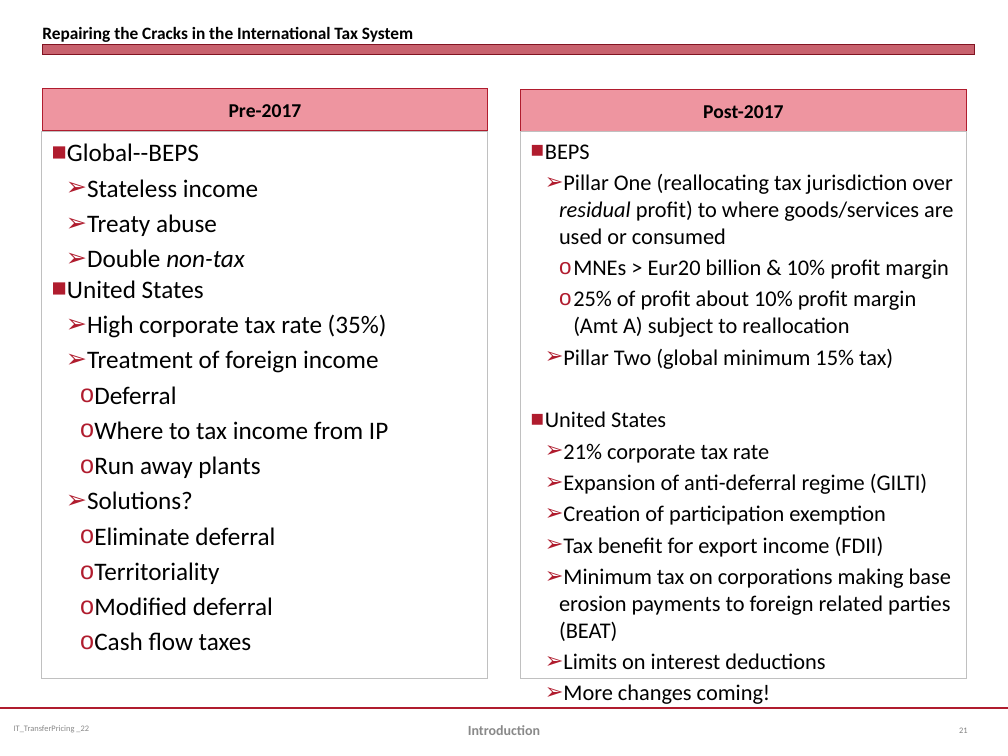
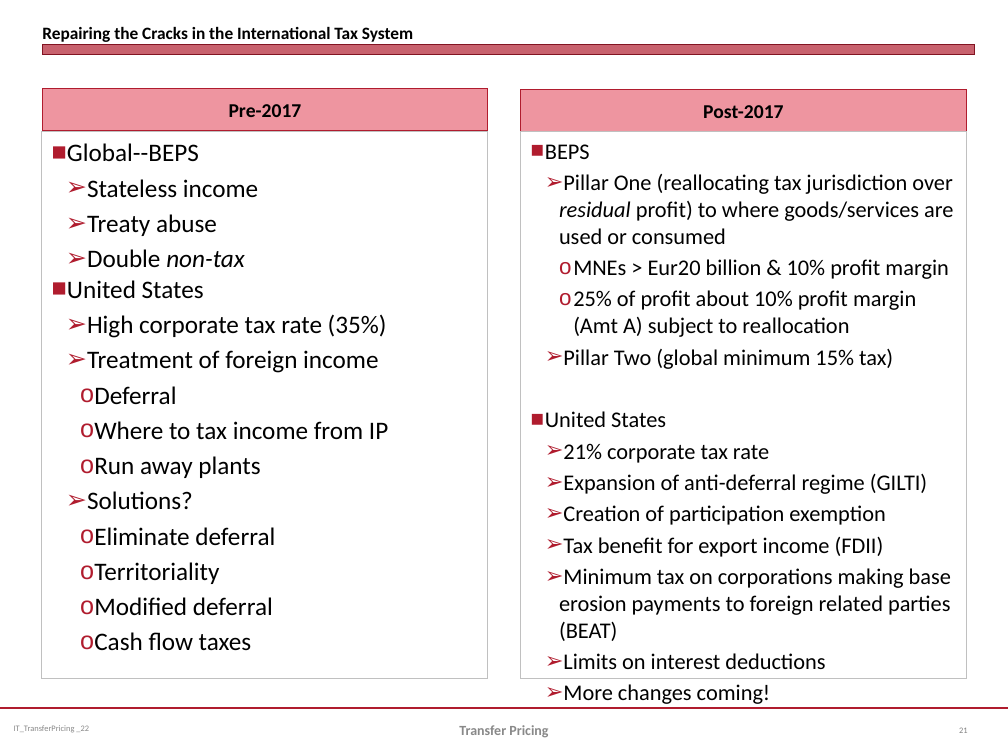
Before and after one commit to jmc877/International-Tax, a slide deck: slide 21 of slides/IT_TransferPricing_2022.pptx. Drawn at 1008x756 pixels with LibreOffice and Linux fonts; fonts in the diff are those of the drawing. Boxes give left, top, right and bottom in pixels: in the first picture for what was removed or moved away, otherwise in the second. Text is boxed around its words. In the diff, an @@ line names an element or a change of style, - is before the commit and + after.

```diff
--- a/slides/IT_TransferPricing_2022.pptx
+++ b/slides/IT_TransferPricing_2022.pptx
@@ text at bbox=[459, 725, 548, 737]: text changed @@
-Introduction
+Transfer Pricing
```
Also in this commit, not shown: 2 other slides changed, 3 slides added.
